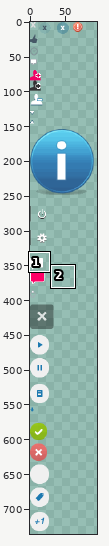
Two versions of one sprite sheet, public/images/icons/icon_sprite.png. Above: a wide view before the commit, with the close-up outlined.
Close-up. As it was:
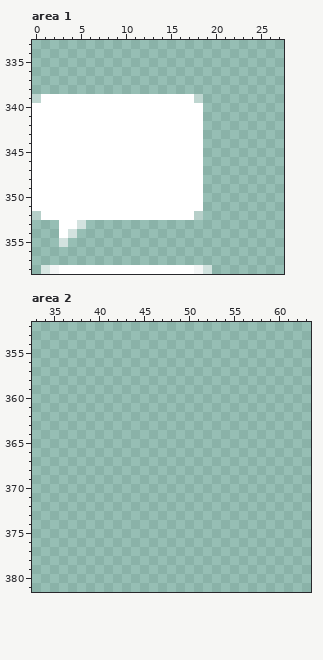
The file is 200x770 pixels. Pixels under 10% opacity are left out. Colours within 5 levels of each other are drawn and written as one. Shown: area 1: x 0..27, y 333..358; area 2: x 33..63, y 352..381. The wide view leaves out empty margins.
Now the later version:
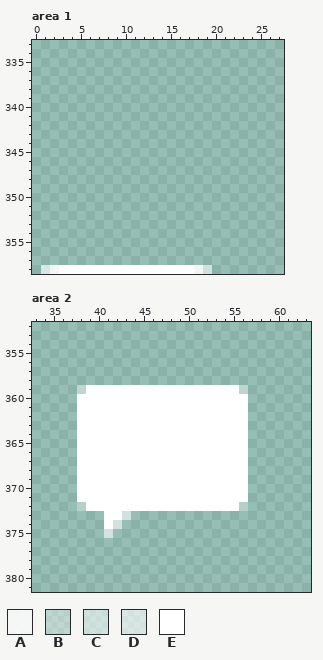
Palette (. is transparent): A #fafafbf1  B #ffffff60  C #ffffff8e  D #ffffffa0  E #ffffff
What changed:
--- area 1
@@ x 0..27 @@
 338 ............................
-339 BEEEEEEEEEEEEEEEEEB.........
-340 EEEEEEEEEEEEEEEEEEE.........
-341 EEEEEEEEEEEEEEEEEEE.........
-342 EEEEEEEEEEEEEEEEEEE.........
-343 EEEEEEEEEEEEEEEEEEE.........
-344 EEEEEEEEEEEEEEEEEEE.........
-345 EEEEEEEEEEEEEEEEEEE.........
-346 EEEEEEEEEEEEEEEEEEE.........
-347 EEEEEEEEEEEEEEEEEEE.........
-348 EEEEEEEEEEEEEEEEEEE.........
-349 EEEEEEEEEEEEEEEEEEE.........
-350 EEEEEEEEEEEEEEEEEEE.........
-351 EEEEEEEEEEEEEEEEEEE.........
-352 BEEEEEEEEEEEEEEEEEB.........
-353 ...EED......................
-354 ...ED.......................
-355 ...D........................
+339 ............................
+340 ............................
+341 ............................
+342 ............................
+343 ............................
+344 ............................
+345 ............................
+346 ............................
+347 ............................
+348 ............................
+349 ............................
+350 ............................
+351 ............................
+352 ............................
+353 ............................
+354 ............................
+355 ............................
 356 ............................
--- area 2
@@ x 33..63 @@
 358 ...............................
-359 ...............................
-360 ...............................
-361 ...............................
-362 ...............................
-363 ...............................
-364 ...............................
-365 ...............................
-366 ...............................
-367 ...............................
-368 ...............................
-369 ...............................
-370 ...............................
-371 ...............................
-372 ...............................
-373 ...............................
-374 ...............................
-375 ...............................
+359 .....BEEEEEEEEEEEEEEEEEB.......
+360 .....EEEEEEEEEEEEEEEEEEE.......
+361 .....EEEEEEEEEEEEEEEEEEE.......
+362 .....EEEEEEEEEEEEEEEEEEE.......
+363 .....EEEEEEEEEEEEEEEEEEE.......
+364 .....EEEEEEEEEEEEEEEEEEE.......
+365 .....EEEEEEEEEEEEEEEEEEE.......
+366 .....EEEEEEEEEEEEEEEEEEE.......
+367 .....EEEEEEEEEEEEEEEEEEE.......
+368 .....EEEEEEEEEEEEEEEEEEE.......
+369 .....EEEEEEEEEEEEEEEEEEE.......
+370 .....EEEEEEEEEEEEEEEEEEE.......
+371 .....EEEEEEEEEEEEEEEEEEE.......
+372 .....BEEEEEEEEEEEEEEEEEB.......
+373 ........EED....................
+374 ........ED.....................
+375 ........D......................
 376 ...............................
